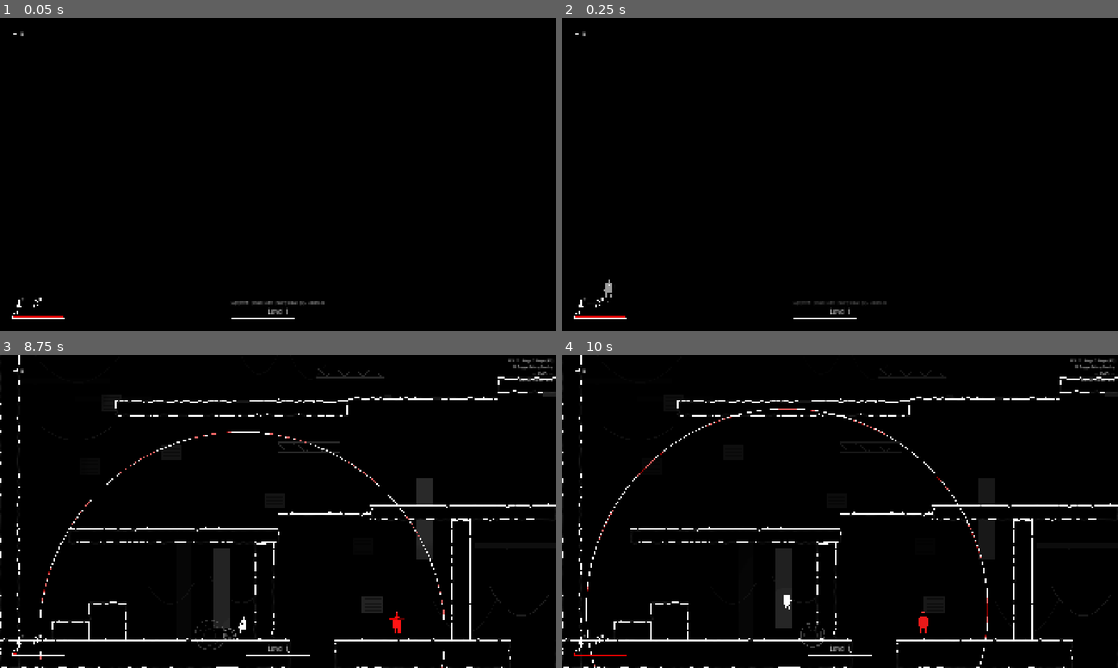
Above: before the commit, frames 1-4 (two rows, left to right).
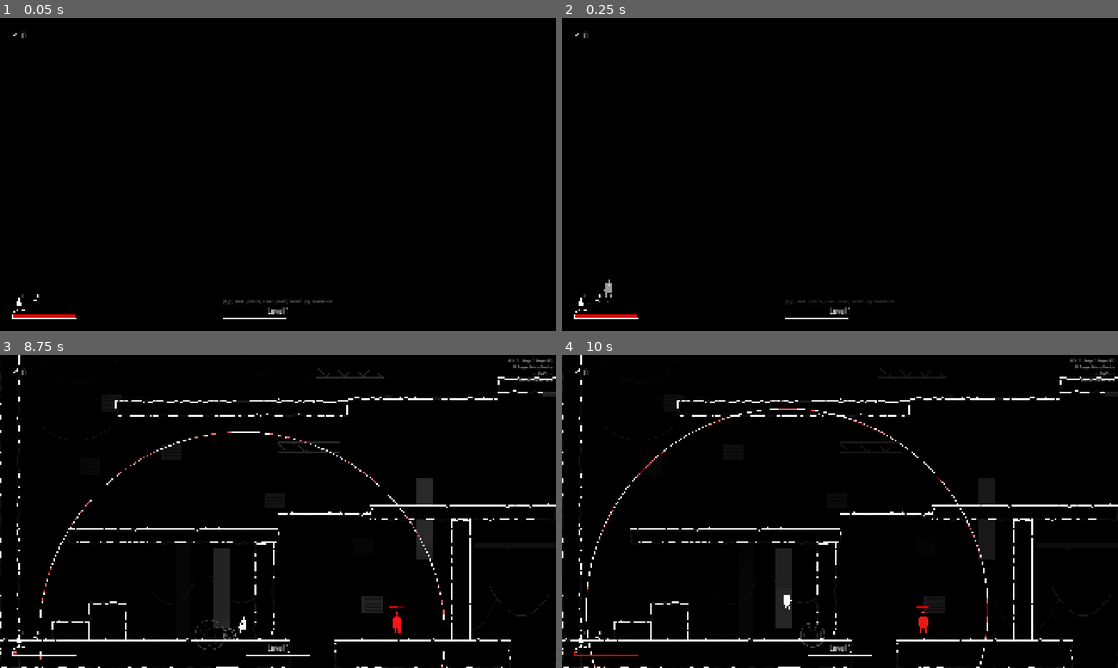
Above: after the commit, the same moments.

Repository: Joshuamathewj2/Signal-Lost
Game: Godot game, scene res://sandbox/sandbox_enemy.tscn
Two runs of this game, one before a commit and one after it. Both use one fixed random seed, a clock stepped at 60 frames per second and the inputs below. This scene is started directly instead of the project's main scene.
Inputs (mouse positions are in pixels of both pictures, inside the frame that each line leads up to):
- Up to frame 1 (0.05 s): no input
- Up to frame 2 (0.25 s): no input
- Up to frame 3 (8.75 s): tap Enter at 0.5 s; move the mouse to (400, 495) at 0.52 s; hold Space (pulse) 0.53-1.28 s; hold D (move_right) 0.53-2.03 s; click (400, 495) at 0.67 s; tap W (jump) at 0.77, 1.52, 3.02, 3.77, 4.52, 6.02, 6.77, 7.52 s; move the mouse to (166, 527) at 1.27 s; tap F (ability_primary) at 1.35 s; tap Space (pulse) every 1.5 s from 1.55 to 7.55 s; move the mouse to (333, 442) at 2.02 s; hold A (move_left) 2.03-2.78 s; hold Space (pulse) 2.03-2.78 s; move the mouse to (250, 574) at 2.77 s; hold D (move_right) 2.78-4.28 s; tap Shift (sneak) at 2.85 s; click (250, 574) at 2.92 s; move the mouse to (444, 558) at 3.52 s; hold Space (pulse) 3.53-4.28 s; tap 1 at 3.6 s; tap F2 (debug_next_page) at 4.15 s; move the mouse to (111, 464) at 4.27 s; hold A (move_left) 4.28-5.03 s; tap 2 at 4.35 s; tap F1 (debug_toggle) at 4.9 s; move the mouse to (305, 511) at 5.02 s; hold D (move_right) 5.03-5.78 s; hold Space (pulse) 5.03-5.78 s; tap 3 at 5.1 s; click (305, 511) at 5.17 s; tap Escape (pause) at 5.65 s; move the mouse to (194, 433) at 5.77 s; hold A (move_left) 5.78-7.28 s; tap C at 5.85 s; move the mouse to (400, 495) at 6.52 s; hold Space (pulse) 6.53-7.28 s; tap L at 6.6 s; move the mouse to (166, 527) at 7.27 s; hold D (move_right) from 7.28 s (still down); tap Q at 7.35 s; click (166, 527) at 7.42 s; move the mouse to (333, 442) at 8.02 s; hold Space (pulse) from 8.03 s (still down); tap 4 at 8.1 s
- Up to frame 4 (10 s): move the mouse to (812, 574) at 8.77 s; release Space (pulse) at 8.78 s; tap 5 at 8.85 s; tap W (jump) at 9.02, 9.77 s; tap Space (pulse) at 9.05 s; move the mouse to (1006, 558) at 9.52 s; release D (move_right) at 9.53 s; hold A (move_left) from 9.53 s (still down); hold Space (pulse) from 9.53 s (still down); tap 6 at 9.6 s; click (1006, 558) at 9.67 s

The runs differ from the first frame. In frame 1, 0.4% of the frame differs, in the area x 2-60%, y 4-97%; in frame 2, 0.3%; in frame 3, 0.2%; in frame 4, 0.1%.

Commit message:
feat: complete step D - HUD and menus redesign, verified 0 errors

Diff:
--- a/autoload/debug_bridge.gd
+++ b/autoload/debug_bridge.gd
@@ -68,6 +68,36 @@
 				p = get_tree().root.find_child("Player", true, false)
 			if p != null:
 				p.set_meta("god_mode", bool(cmd_args.get("enabled", true)))
+		"pause_game":
+			var pause_node = get_tree().root.get_node_or_null("Main/Menus/PauseMenu")
+			if pause_node != null and pause_node.has_method("pause"):
+				pause_node.call("pause")
+		"resume_game":
+			var pause_node = get_tree().root.get_node_or_null("Main/Menus/PauseMenu")
+			if pause_node != null and pause_node.has_method("resume"):
+				pause_node.call("resume")
+		"show_level_complete":
+			var menus_node = get_tree().root.get_node_or_null("Main/Menus")
+			if menus_node != null:
+				var complete_scene: PackedScene = preload("res://scenes/ui/level_complete.tscn")
+				var cmp = complete_scene.instantiate()
+				menus_node.add_child(cmp)
+				if cmp.has_method("setup"):
+					cmp.call("setup", {
+						"level_index": int(cmd_args.get("level", 1)),
+						"time": float(cmd_args.get("time", 24.5)),
+						"pulses": {"whisper": 2, "normal": 4, "scream": 1},
+						"loudest": 2,
+						"detections": 0,
+						"fragments": [Vector2i(1, 1)],
+						"medal": &"ghost"
+					}, {})
+		"show_settings":
+			var menus_node = get_tree().root.get_node_or_null("Main/Menus")
+			if menus_node != null:
+				var settings_scene: PackedScene = preload("res://scenes/ui/settings_menu.tscn")
+				var s = settings_scene.instantiate()
+				menus_node.add_child(s)
 
 func _process(delta: float) -> void:
 	if not OS.has_feature("web"):
--- a/autoload/scene_router.gd
+++ b/autoload/scene_router.gd
@@ -93,7 +93,7 @@
 	var menus: Node = get_tree().root.get_node_or_null("Main/Menus")
 	if menus != null:
 		for child in menus.get_children():
-			if child != null and child != fade_rect:
+			if child != null and child != fade_rect and child.name != "PauseMenu" and not (child is PauseMenu):
 				child.queue_free()
 
 	var new_root = LEVEL_ROOT_SCENE.instantiate()
--- a/scenes/enemies/enemy_base.gd
+++ b/scenes/enemies/enemy_base.gd
@@ -18,13 +18,13 @@
 var last_noise: Dictionary = {}
 var last_seen: Vector2 = Vector2.ZERO
 
-var smudge: Smudge = null
+var smudge: Node2D = null
 var smudge_scene: PackedScene = preload("res://scenes/enemies/smudge.tscn")
 
-var awareness_bar: AwarenessBar = null
+var awareness_bar: Node2D = null
 var awareness_bar_scene: PackedScene = preload("res://scenes/ui/awareness_bar.tscn")
 
-var noise_reticle: WorldReticle = null
+var noise_reticle: Node2D = null
 var world_reticle_scene: PackedScene = preload("res://scenes/ui/world_reticle.tscn")
 
 func _ready() -> void:
@@ -64,17 +64,19 @@
 func _setup_sense_ui() -> void:
 	var sense_layer: Node = get_tree().get_first_node_in_group(&"sense_layer")
 	if sense_layer != null:
-		smudge = smudge_scene.instantiate() as Smudge
+		smudge = smudge_scene.instantiate() as Node2D
 		sense_layer.add_child(smudge)
 		smudge.visible = false
 
-		awareness_bar = awareness_bar_scene.instantiate() as AwarenessBar
+		awareness_bar = awareness_bar_scene.instantiate() as Node2D
 		sense_layer.add_child(awareness_bar)
-		awareness_bar.setup(self)
+		if awareness_bar.has_method("setup"):
+			awareness_bar.setup(self)
 
-		noise_reticle = world_reticle_scene.instantiate() as WorldReticle
+		noise_reticle = world_reticle_scene.instantiate() as Node2D
 		sense_layer.add_child(noise_reticle)
-		noise_reticle.deactivate()
+		if noise_reticle.has_method("deactivate"):
+			noise_reticle.deactivate()
 
 func _exit_tree() -> void:
 	if smudge != null and is_instance_valid(smudge):
--- a/scenes/enemies/projectile.gd
+++ b/scenes/enemies/projectile.gd
@@ -6,7 +6,7 @@
 
 var direction: Vector2 = Vector2.RIGHT
 var reticle_scene: PackedScene = preload("res://scenes/ui/world_reticle.tscn")
-var reticle: WorldReticle = null
+var reticle: Node2D = null
 
 func _ready() -> void:
 	collision_layer = 0
@@ -17,9 +17,11 @@
 
 	body_entered.connect(_on_body_entered)
 
-	reticle = reticle_scene.instantiate() as WorldReticle
-	reticle.reticle_type = WorldReticle.Type.PROJECTILE
-	add_child(reticle)
+	reticle = reticle_scene.instantiate() as Node2D
+	if reticle != null:
+		if "reticle_type" in reticle:
+			reticle.reticle_type = 0 # Type.PROJECTILE
+		add_child(reticle)
 
 func _physics_process(delta: float) -> void:
 	position += direction * speed * delta
--- a/scenes/main/main.gd
+++ b/scenes/main/main.gd
@@ -12,7 +12,7 @@
 @onready var debug_overlay: CanvasLayer = $DebugOverlay
 @onready var boot: Node = $Boot
 
-var pause_menu: PauseMenu = null
+var pause_menu: Node = null
 
 func _ready() -> void:
 	DebugFlags.log(&"main", "Main scene initialized")
@@ -29,9 +29,10 @@
 		save_res = SaveData.save_level_result(lvl_idx, stats)
 
 	if menus != null:
-		var complete_inst: LevelComplete = LEVEL_COMPLETE_SCENE.instantiate() as LevelComplete
+		var complete_inst: Node = LEVEL_COMPLETE_SCENE.instantiate()
 		menus.add_child(complete_inst)
-		complete_inst.setup(stats, save_res)
+		if complete_inst.has_method("setup"):
+			complete_inst.call("setup", stats, save_res)
 
 func _ensure_hud() -> void:
 	var existing_hud: Node = get_tree().get_first_node_in_group(&"hud")
@@ -43,8 +44,9 @@
 		hud = hud_inst
 
 func _ensure_pause_menu() -> void:
-	if menus != null and pause_menu == null:
-		pause_menu = PAUSE_MENU_SCENE.instantiate() as PauseMenu
+	if menus != null and (pause_menu == null or not is_instance_valid(pause_menu)):
+		pause_menu = PAUSE_MENU_SCENE.instantiate()
+		pause_menu.name = "PauseMenu"
 		menus.add_child(pause_menu)
 
 func show_main_menu() -> void:
--- a/scenes/ui/awareness_bar.gd
+++ b/scenes/ui/awareness_bar.gd
@@ -1,18 +1,23 @@
 class_name AwarenessBar
 extends Node2D
 
-var enemy: EnemyBase = null
+var enemy: Node2D = null
 var current_val: float = 0.0
 var is_revealed: bool = false
 var fade_tween: Tween = null
 
 func _ready() -> void:
 	modulate.a = 0.0
+	z_index = 50
+	var mat := CanvasItemMaterial.new()
+	mat.light_mode = CanvasItemMaterial.LIGHT_MODE_UNSHADED
+	material = mat
 
-func setup(p_enemy: EnemyBase) -> void:
+func setup(p_enemy: Node2D) -> void:
 	enemy = p_enemy
-	if enemy != null and enemy.awareness != null:
-		enemy.awareness.awareness_changed.connect(_on_awareness_changed)
+	if enemy != null and "awareness" in enemy and enemy.awareness != null:
+		if not enemy.awareness.awareness_changed.is_connected(_on_awareness_changed):
+			enemy.awareness.awareness_changed.connect(_on_awareness_changed)
 		current_val = enemy.awareness.value
 
 func _on_awareness_changed(new_val: float, _old_val: float) -> void:
@@ -24,14 +29,14 @@
 		queue_free()
 		return
 
-	# 14 px above enemy head (top of 24px capsule is at -12, so -26)
-	global_position = enemy.global_position + Vector2(0.0, -26.0)
+	# Position above enemy antenna / head
+	global_position = enemy.global_position + Vector2(0.0, -46.0)
 
 	var reveal: float = 0.0
 	if PulseRegistry != null:
 		reveal = PulseRegistry.reveal_at(enemy.global_position)
 
-	var should_reveal: bool = reveal > 0.25 and current_val > 0.01
+	var should_reveal: bool = reveal > 0.05
 	if should_reveal != is_revealed:
 		is_revealed = should_reveal
 		if fade_tween != null and fade_tween.is_valid():
--- a/scenes/ui/battery_bar.gd
+++ b/scenes/ui/battery_bar.gd
@@ -16,7 +16,7 @@
 var flash_tween: Tween
 
 func _ready() -> void:
-	custom_minimum_size = Vector2(180, 10)
+	custom_minimum_size = Vector2(220, 14)
 
 func setup(battery: Node, charger: Node) -> void:
 	if battery != null:
@@ -79,6 +79,8 @@
 func _draw() -> void:
 	var white_c: Color = Palette.color(&"white")
 	var red_c: Color = Palette.color(&"danger")
+	var w: float = size.x if size.x > 10.0 else 220.0
+	var h: float = size.y if size.y > 4.0 else 14.0
 
 	var outline_color: Color = white_c
 	if current_energy <= 0.001:
@@ -86,17 +88,18 @@
 	elif is_charging and affordable_tier == -1:
 		outline_color = red_c if sin(blink_time * 6.0 * TAU) > 0.0 else white_c
 
-	draw_rect(Rect2(0, 0, 180, 10), outline_color, false, 1.0)
+	draw_rect(Rect2(0, 0, w, h), outline_color, false, 1.5)
 
-	var inner_w: float = 176.0
+	var inner_w: float = maxf(0.0, w - 4.0)
+	var inner_h: float = maxf(0.0, h - 4.0)
 	var fill_w: float = clampf(displayed_energy / max_energy, 0.0, 1.0) * inner_w
 	if fill_w > 0.0:
-		draw_rect(Rect2(2, 2, fill_w, 6), red_c, true)
+		draw_rect(Rect2(2, 2, fill_w, inner_h), red_c, true)
 
 	if drain_flash_alpha > 0.01:
 		var old_w: float = clampf(drain_flash_energy / max_energy, 0.0, 1.0) * inner_w
 		if old_w > fill_w:
-			draw_rect(Rect2(2 + fill_w, 2, old_w - fill_w, 6), Color(1, 1, 1, drain_flash_alpha * 0.8), true)
+			draw_rect(Rect2(2 + fill_w, 2, old_w - fill_w, inner_h), Color(1, 1, 1, drain_flash_alpha * 0.8), true)
 
 	if is_charging:
 		if affordable_tier != -1:
@@ -105,9 +108,9 @@
 				var cost_w: float = (prof.energy_cost / max_energy) * inner_w
 				var ghost_x: float = maxf(2.0, 2.0 + fill_w - cost_w)
 				var ghost_w: float = minf(cost_w, fill_w)
-				draw_rect(Rect2(ghost_x, 2, ghost_w, 6), Color(1, 1, 1, 0.35), true)
+				draw_rect(Rect2(ghost_x, 2, ghost_w, inner_h), Color(1, 1, 1, 0.45), true)
 		else:
 			# Hatched lines for unaffordable pending cost
 			var hatch_spacing: float = 6.0
 			for x in range(int(2), int(2 + fill_w), int(hatch_spacing)):
-				draw_line(Vector2(x, 8), Vector2(x + 4, 2), Color(1, 1, 1, 0.6), 1.0)
+				draw_line(Vector2(x, h - 2), Vector2(x + 4, 2), Color(1, 1, 1, 0.6), 1.0)
--- a/scenes/ui/fragment_counter.gd
+++ b/scenes/ui/fragment_counter.gd
@@ -51,7 +51,7 @@
 	if frag_icon == null:
 		return
 	var white: Color = Palette.color(&"white")
-	var dot_center := Vector2(6.0, 12.0)
-	frag_icon.draw_circle(dot_center, 1.75, white)
-	frag_icon.draw_arc(dot_center, 5.5, -PI * 0.5, 0.0, 16, white, 1.5)
-	frag_icon.draw_arc(dot_center, 10.0, -PI * 0.5, 0.0, 16, white, 1.5)
+	var dot_center := Vector2(6.0, 16.0)
+	frag_icon.draw_circle(dot_center, 2.2, white)
+	frag_icon.draw_arc(dot_center, 7.0, -PI * 0.5, 0.0, 16, white, 1.5)
+	frag_icon.draw_arc(dot_center, 13.0, -PI * 0.5, 0.0, 16, white, 1.5)
--- a/scenes/ui/hud.gd
+++ b/scenes/ui/hud.gd
@@ -3,13 +3,13 @@
 
 @onready var root: Control = $Root
 @onready var safe_area: MarginContainer = $Root/SafeArea
-@onready var top_left: FragmentCounter = $Root/SafeArea/TopLeft
+@onready var top_left: Control = $Root/SafeArea/TopLeft
 @onready var bottom_left: VBoxContainer = $Root/SafeArea/BottomLeft
-@onready var battery_bar: BatteryBar = $Root/SafeArea/BottomLeft/BatteryBar
-@onready var pip_row: PipRow = $Root/SafeArea/BottomLeft/Pips
-@onready var primary_slot: AbilitySlot = $Root/SafeArea/BottomLeft/AbilityRow/PrimarySlot
-@onready var secondary_slot: AbilitySlot = $Root/SafeArea/BottomLeft/AbilityRow/SecondarySlot
-@onready var level_label: LevelLabel = $Root/SafeArea/BottomCentre
+@onready var battery_bar: Control = $Root/SafeArea/BottomLeft/BatteryBar
+@onready var pip_row: Control = $Root/SafeArea/BottomLeft/Pips
+@onready var primary_slot: Control = $Root/SafeArea/BottomLeft/AbilityRow/PrimarySlot
+@onready var secondary_slot: Control = $Root/SafeArea/BottomLeft/AbilityRow/SecondarySlot
+@onready var level_label: Control = $Root/SafeArea/BottomCentre
 @onready var controls_hint: Label = get_node_or_null("Root/SafeArea/BottomCentre/ControlsHint") as Label
 
 var _has_moved: bool = false
--- a/scenes/ui/hud.tscn
+++ b/scenes/ui/hud.tscn
@@ -43,24 +43,24 @@
 script = ExtResource("3_frag01")
 
 [node name="FragIcon" type="Control" parent="Root/SafeArea/TopLeft"]
-custom_minimum_size = Vector2(18, 18)
+custom_minimum_size = Vector2(24, 24)
 layout_mode = 2
 mouse_filter = 2
 
 [node name="FragCount" type="Label" parent="Root/SafeArea/TopLeft"]
 layout_mode = 2
-theme_override_font_sizes/font_size = 22
+theme_override_font_sizes/font_size = 28
 text = "0"
 
 [node name="BottomLeft" type="VBoxContainer" parent="Root/SafeArea"]
 layout_mode = 2
 size_flags_horizontal = 0
 size_flags_vertical = 8
-theme_override_constants/separation = 6
+theme_override_constants/separation = 8
 
 [node name="AbilityRow" type="HBoxContainer" parent="Root/SafeArea/BottomLeft"]
 layout_mode = 2
-theme_override_constants/separation = 10
+theme_override_constants/separation = 12
 
 [node name="PrimarySlot" parent="Root/SafeArea/BottomLeft/AbilityRow" instance=ExtResource("4_slot01")]
 layout_mode = 2
@@ -75,10 +75,11 @@
 
 [node name="Pips" type="HBoxContainer" parent="Root/SafeArea/BottomLeft"]
 layout_mode = 2
+theme_override_constants/separation = 8
 script = ExtResource("5_pips01")
 
 [node name="BatteryBar" type="Control" parent="Root/SafeArea/BottomLeft"]
-custom_minimum_size = Vector2(180, 10)
+custom_minimum_size = Vector2(220, 14)
 layout_mode = 2
 script = ExtResource("6_bar01")
 
@@ -91,18 +92,18 @@
 
 [node name="ControlsHint" type="Label" parent="Root/SafeArea/BottomCentre"]
 layout_mode = 2
-theme_override_font_sizes/font_size = 13
+theme_override_font_sizes/font_size = 15
 theme_override_colors/font_color = Color(0.85, 0.85, 0.85, 1)
 text = "[A][D] MOVE   [SPACE] JUMP   [SHIFT] SNEAK   [K] / LMB PULSE"
 horizontal_alignment = 1
 
 [node name="LevelName" type="Label" parent="Root/SafeArea/BottomCentre"]
 layout_mode = 2
-theme_override_font_sizes/font_size = 26
+theme_override_font_sizes/font_size = 28
 text = "Level 1"
 horizontal_alignment = 1
 
 [node name="Progress" type="Control" parent="Root/SafeArea/BottomCentre"]
-custom_minimum_size = Vector2(220, 2)
+custom_minimum_size = Vector2(260, 3)
 layout_mode = 2
 mouse_filter = 2
--- a/scenes/ui/level_complete.gd
+++ b/scenes/ui/level_complete.gd
@@ -106,7 +106,7 @@
 	if is_new_best and new_best_label != null:
 		tween.parallel().tween_property(new_best_label, "modulate:a", 1.0, 0.4)
 
-	if medal_glyph_control != null:
+	if medal_glyph_control != null and not medal_glyph_control.draw.is_connected(_on_draw_medal_glyph):
 		medal_glyph_control.draw.connect(_on_draw_medal_glyph)
 
 func _process(_delta: float) -> void:
--- a/scenes/ui/level_label.gd
+++ b/scenes/ui/level_label.gd
@@ -64,26 +64,26 @@
 	if not is_inside_tree():
 		return
 	var player: Node2D = get_tree().get_first_node_in_group(&"player") as Node2D
-	var level_root: LevelRoot = null
+	var level_root: Node = null
 	var router: Node = get_node_or_null("/root/SceneRouter")
 	if router != null and "current_level_root" in router:
-		level_root = router.get("current_level_root") as LevelRoot
+		level_root = router.get("current_level_root") as Node
 	if level_root == null and player != null:
-		level_root = player.get_parent() as LevelRoot
+		level_root = player.get_parent()
 	if level_root == null:
-		level_root = get_tree().root.find_child("LevelRoot", true, false) as LevelRoot
+		level_root = get_tree().root.find_child("LevelRoot", true, false)
 
-	if level_root != null and level_root.current_level_data != null:
-		var data: LevelData = level_root.current_level_data
+	if level_root != null and "current_level_data" in level_root and level_root.current_level_data != null:
+		var data: Variant = level_root.current_level_data
 		if level_name_label != null:
-			if not data.name.is_empty():
-				level_name_label.text = data.name
+			if "name" in data and not String(data.name).is_empty():
+				level_name_label.text = String(data.name)
 			else:
 				var lvl_idx: int = GameState.level_index if GameState != null else 1
 				level_name_label.text = "Level %d" % lvl_idx
 
-		if player != null and level_root.platform_graph != null:
-			var graph: PlatformGraph = level_root.platform_graph
+		if player != null and "platform_graph" in level_root and level_root.platform_graph != null:
+			var graph: Variant = level_root.platform_graph
 			var spawn_px := (Vector2(data.player_spawn) + Vector2(0.5, 1.0)) * 32.0
 			var exit_px := (Vector2(data.exit_cell) + Vector2(0.5, 1.0)) * 32.0
 
--- a/scenes/ui/level_select.gd
+++ b/scenes/ui/level_select.gd
@@ -10,7 +10,7 @@
 @onready var back_button: UiButton = $CenterContainer/VBoxContainer/BackButton
 @onready var title_label: Label = $CenterContainer/VBoxContainer/TitleLabel
 
-var _boxes: Array[LevelSelectBox] = []
+var _boxes: Array[Control] = []
 
 func _ready() -> void:
 	process_mode = Node.PROCESS_MODE_ALWAYS
@@ -33,19 +33,20 @@
 	_boxes.clear()
 
 	for i in range(1, 9):
-		var box: LevelSelectBox = LEVEL_BOX_SCRIPT.new() as LevelSelectBox
+		var box: Control = LEVEL_BOX_SCRIPT.new()
 		box.name = "LevelBox_%d" % i
-		box.level_index = i
+		box.set("level_index", i)
 
 		var data: Dictionary = {}
 		if SaveData != null and SaveData.has_method("get_level_data"):
 			data = SaveData.get_level_data(i)
 
-		box.is_unlocked = bool(data.get("unlocked", i == 1))
-		box.medal = StringName(data.get("best_medal", &"none"))
-		box.fragments_count = int(data.get("fragments", 0))
+		box.set("is_unlocked", bool(data.get("unlocked", i == 1)))
+		box.set("medal", StringName(data.get("best_medal", &"none")))
+		box.set("fragments_count", int(data.get("fragments", 0)))
 
-		box.level_chosen.connect(_on_level_chosen)
+		if box.has_signal("level_chosen"):
+			box.connect("level_chosen", Callable(self, "_on_level_chosen"))
 		grid.add_child(box)
 		_boxes.append(box)
 
@@ -53,7 +54,7 @@
 	if not is_inside_tree():
 		return
 
-	var first_unlocked: LevelSelectBox = null
+	var first_unlocked: Control = null
 
 	# Setup 4x2 grid neighbors
 	for row in range(2):
@@ -61,8 +62,8 @@
 			var idx: int = row * 4 + col
 			if idx >= _boxes.size():
 				continue
-			var box: LevelSelectBox = _boxes[idx]
-			if not box.is_unlocked:
+			var box: Control = _boxes[idx]
+			if not box.get("is_unlocked"):
 				continue
 
 			if first_unlocked == null:
@@ -70,28 +71,28 @@
 
 			# Left neighbor
 			for c in range(col - 1, -1, -1):
-				var left_box: LevelSelectBox = _boxes[row * 4 + c]
-				if left_box.is_unlocked:
+				var left_box: Control = _boxes[row * 4 + c]
+				if left_box.get("is_unlocked"):
 					box.focus_neighbor_left = box.get_path_to(left_box)
 					break
 
 			# Right neighbor
 			for c in range(col + 1, 4):
-				var right_box: LevelSelectBox = _boxes[row * 4 + c]
-				if right_box.is_unlocked:
+				var right_box: Control = _boxes[row * 4 + c]
+				if right_box.get("is_unlocked"):
 					box.focus_neighbor_right = box.get_path_to(right_box)
 					break
 
 			# Up neighbor
 			if row == 1:
-				var up_box: LevelSelectBox = _boxes[col]
-				if up_box.is_unlocked:
+				var up_box: Control = _boxes[col]
+				if up_box.get("is_unlocked"):
 					box.focus_neighbor_top = box.get_path_to(up_box)
 
 			# Down neighbor
 			if row == 0:
-				var down_box: LevelSelectBox = _boxes[4 + col]
-				if down_box.is_unlocked:
+				var down_box: Control = _boxes[4 + col]
+				if down_box.get("is_unlocked"):
 					box.focus_neighbor_bottom = box.get_path_to(down_box)
 				elif back_button != null:
 					box.focus_neighbor_bottom = box.get_path_to(back_button)
--- a/scenes/ui/main_menu.gd
+++ b/scenes/ui/main_menu.gd
@@ -60,23 +60,26 @@
 const SETTINGS_SCENE: PackedScene = preload("res://scenes/ui/settings_menu.tscn")
 
 func _on_play_pressed() -> void:
-	var lvl_sel: LevelSelect = LEVEL_SELECT_SCENE.instantiate() as LevelSelect
+	var lvl_sel: Node = LEVEL_SELECT_SCENE.instantiate()
 	add_child(lvl_sel)
-	lvl_sel.closed.connect(func() -> void:
-		if play_btn != null and play_btn.is_visible_in_tree():
-			play_btn.grab_focus()
-	)
-	lvl_sel.level_selected.connect(func(_idx: int) -> void:
-		queue_free()
-	)
+	if lvl_sel.has_signal("closed"):
+		lvl_sel.connect("closed", func() -> void:
+			if play_btn != null and play_btn.is_visible_in_tree():
+				play_btn.grab_focus()
+		)
+	if lvl_sel.has_signal("level_selected"):
+		lvl_sel.connect("level_selected", func(_idx: int) -> void:
+			queue_free()
+		)
 
 func _on_settings_pressed() -> void:
-	var settings: SettingsMenu = SETTINGS_SCENE.instantiate() as SettingsMenu
+	var settings: Node = SETTINGS_SCENE.instantiate()
 	add_child(settings)
-	settings.closed.connect(func() -> void:
-		if settings_btn != null and settings_btn.is_visible_in_tree():
-			settings_btn.grab_focus()
-	)
+	if settings.has_signal("closed"):
+		settings.connect("closed", func() -> void:
+			if settings_btn != null and settings_btn.is_visible_in_tree():
+				settings_btn.grab_focus()
+		)
 
 func _on_quit_pressed() -> void:
 	get_tree().quit()
--- a/scenes/ui/pause_menu.gd
+++ b/scenes/ui/pause_menu.gd
@@ -76,12 +76,13 @@
 const SETTINGS_SCENE: PackedScene = preload("res://scenes/ui/settings_menu.tscn")
 
 func _on_settings_pressed() -> void:
-	var settings: SettingsMenu = SETTINGS_SCENE.instantiate() as SettingsMenu
+	var settings: Node = SETTINGS_SCENE.instantiate()
 	add_child(settings)
-	settings.closed.connect(func() -> void:
-		if settings_btn != null and settings_btn.is_visible_in_tree():
-			settings_btn.grab_focus()
-	)
+	if settings.has_signal("closed"):
+		settings.connect("closed", func() -> void:
+			if settings_btn != null and settings_btn.is_visible_in_tree():
+				settings_btn.grab_focus()
+		)
 
 func _on_quit_pressed() -> void:
 	resume()
--- a/scenes/ui/pip_row.gd
+++ b/scenes/ui/pip_row.gd
@@ -20,7 +20,7 @@
 	# Clear existing children if count changed
 	while _pip_controls.size() < max_pips:
 		var pip := Control.new()
-		pip.custom_minimum_size = Vector2(8, 8)
+		pip.custom_minimum_size = Vector2(10, 10)
 		pip.mouse_filter = Control.MOUSE_FILTER_IGNORE
 		var idx: int = _pip_controls.size()
 		pip.draw.connect(func() -> void: _draw_pip(pip, idx))
@@ -39,14 +39,14 @@
 	var white_col: Color = Palette.color(&"white")
 	var is_filled: bool = index < current_pips
 	var pts := PackedVector2Array([
-		Vector2(4.0, 0.0),
-		Vector2(8.0, 4.0),
-		Vector2(4.0, 8.0),
-		Vector2(0.0, 4.0)
+		Vector2(5.0, 0.0),
+		Vector2(10.0, 5.0),
+		Vector2(5.0, 10.0),
+		Vector2(0.0, 5.0)
 	])
 
 	if is_filled:
 		pip.draw_colored_polygon(pts, white_col)
 	else:
 		pts.append(pts[0])
-		pip.draw_polyline(pts, white_col, 1.0)
+		pip.draw_polyline(pts, white_col, 1.2)
Not shown, added: qa/shots/step_c/01_player_vector_idle.png.import
Not shown, added: qa/shots/step_c/02_player_eye_charging_cyan.png.import
Not shown, added: qa/shots/step_c/03_normal_pulse_reveal.png.import
Not shown, added: qa/shots/step_c/04_scream_shake_and_ca.png.import
Not shown, added: qa/shots/step_c/05_interactables_revealed.png.import
Binary file added: qa/shots/step_d/01_main_menu.png
Not shown, added: qa/shots/step_d/01_main_menu.png.import
Binary file added: qa/shots/step_d/02_level_select.png
Not shown, added: qa/shots/step_d/02_level_select.png.import
Binary file added: qa/shots/step_d/03_hud_gameplay.png
Not shown, added: qa/shots/step_d/03_hud_gameplay.png.import
Binary file added: qa/shots/step_d/04_battery_preview_charging.png
(and 10 more such lines)
